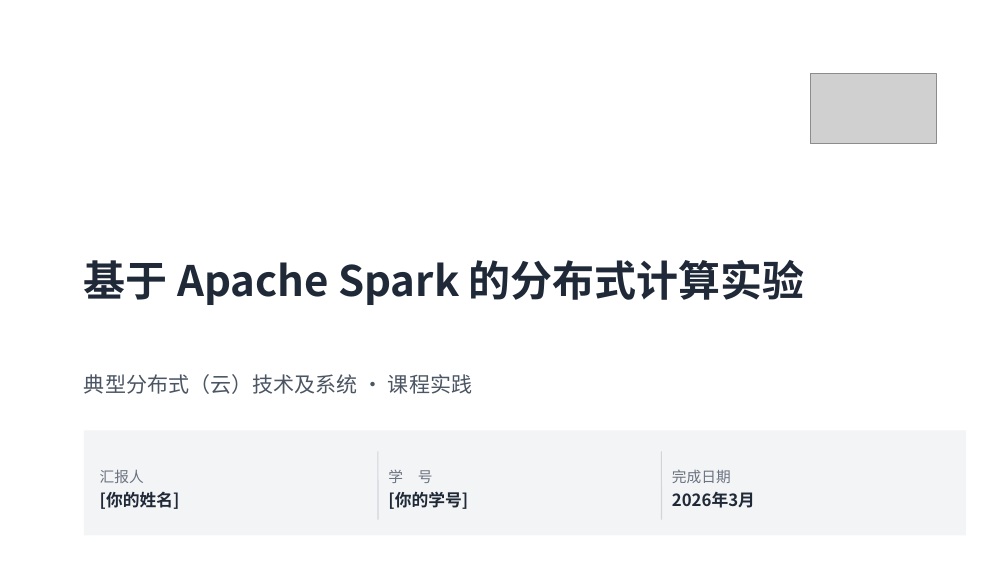
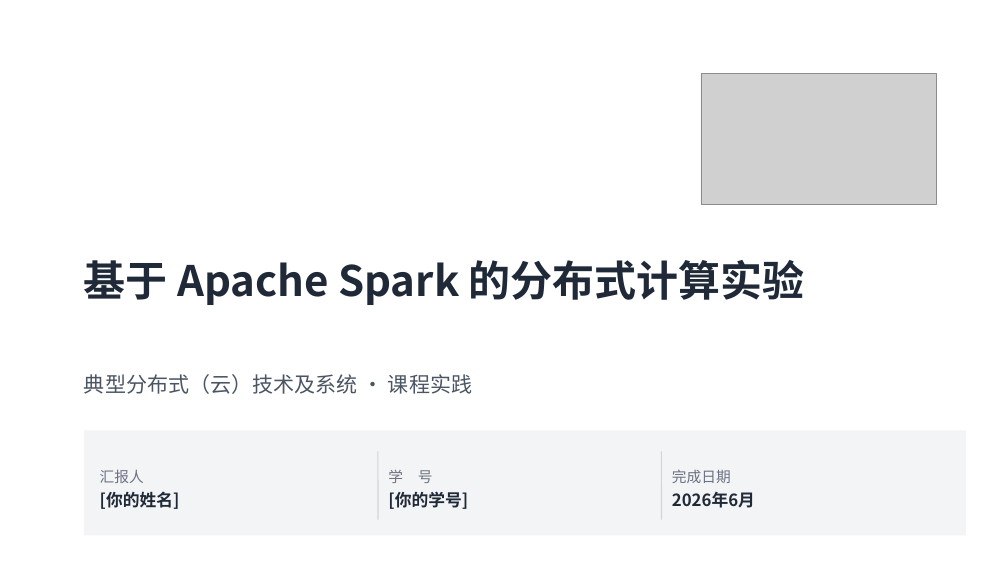
Before and after one commit to fxq45/spark-distributed-lab, a slide deck: slide 1 of docs/基于Apache Spark的分布式计算实验-内容修改.pptx. Drawn at 1008x567 pixels with LibreOffice and Linux fonts; fonts in the diff are those of the drawing; grey boxes stand for pictures; background and template pictures are left out. Boxes give left, top, right and bottom in pixels: in the first picture for what was removed or moved away, otherwise in the second. Text is boxed around its words. In the diff, an @@ line names an element or a change of style, - is before the commit and + after.

```diff
--- a/docs/基于Apache Spark的分布式计算实验-内容修改.pptx
+++ b/docs/基于Apache Spark的分布式计算实验-内容修改.pptx
@@ picture: place and size @@
-picture at <box>811,73,937,144</box>
+picture at <box>701,73,936,205</box>
@@ text at <box>672,492,755,508</box>: text changed @@
-2026年3月
+2026年6月
```
Also in this commit, not shown: 11 other slides changed, 1 slide added, 1 slide removed, 8 other files.
